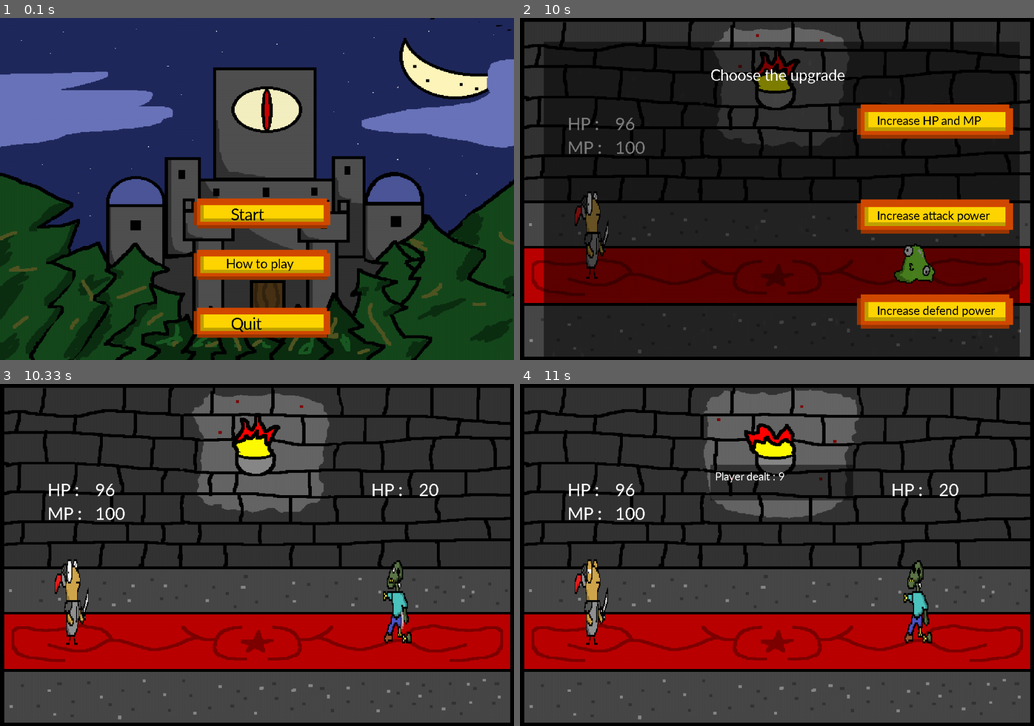
Above: before the commit, frames 1-4 (two rows, left to right).
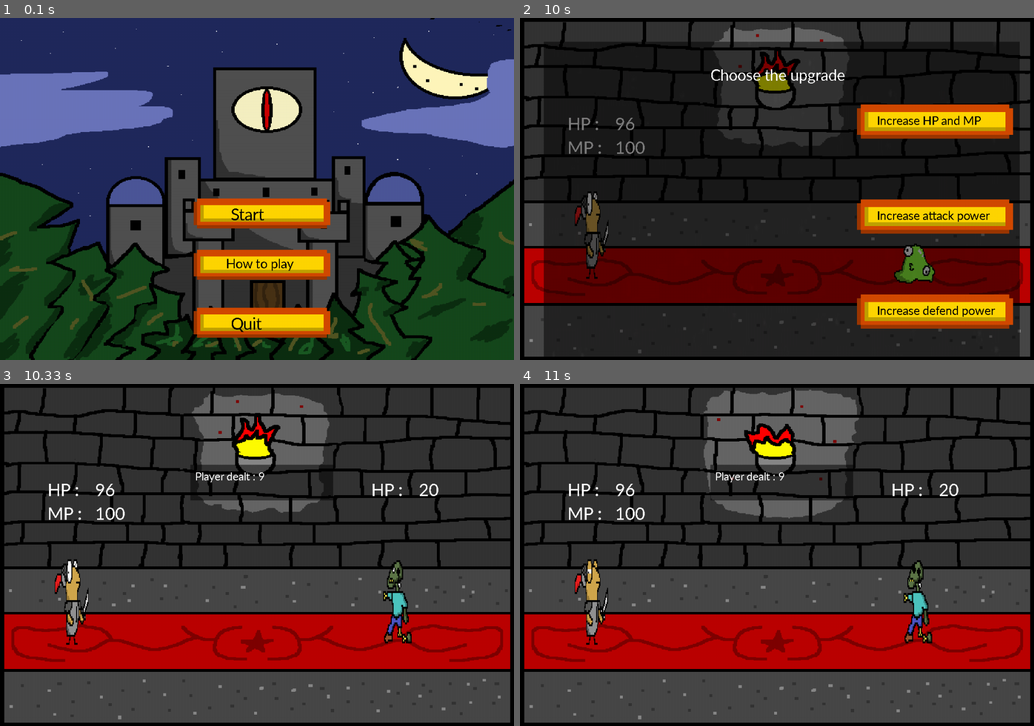
Above: after the commit, the same moments.

Repository: endamonking/CPE327ProjectPygame
Game: pygame game, started from main.py
Two runs of this game, one before a commit and one after it. Both use one fixed random seed, a clock stepped at 60 frames per second and the inputs below.
Inputs (mouse positions are in pixels of both pictures, inside the frame that each line leads up to):
- Up to frame 1 (0.1 s): no input
- Up to frame 2 (10 s): click (777, 189) at 0.38 s; click "NEXT" at 0.72 s; click "Attack" at 1.05 s; click (761, 130) at 2.38 s; click (617, 315) at 5.62 s; move the mouse to (936, 271) at 6.3 s; click (936, 271) at 6.35 s; move the mouse to (869, 301) at 6.63 s; click (869, 301) at 6.68 s; click (812, 134) at 7.52 s; click (941, 113) at 7.85 s; click (756, 72) at 8.18 s; click (962, 230) at 8.52 s; click "Next" at 8.85 s; click (869, 240) at 9.72 s; move the mouse to (920, 206) at 9.97 s
- Up to frame 3 (10.33 s): click (400, 572) at 10.02 s
- Up to frame 4 (11 s): no input

Frames 1-2 are identical in both runs. In frame 3, 2.2% of the frame differs, in the area x 37-79%, y 23-73%; in frame 4, nothing differs.

Commit message:
Fix animation bug

Diff:
--- a/player.py
+++ b/player.py
@@ -24,6 +24,7 @@
     os.path.join('Asset', 'Effect', 'fireBall.png')), (1800, 300))
 
 animation_cooldown = 500
+efxCounter = 1
 
 
 class player():
@@ -59,6 +60,7 @@
         return self.turn
 
     def showMenu(self, win, currentTime):
+
         if self.showWhat == "noMana":
             blackScreen.set_alpha(128)
             win.blit(blackScreen, (400, 170))
@@ -136,6 +138,7 @@
                     pass
 
     def displayAttackEffect(self, WIN, currentTime):
+
         if (currentTime - self.EfxLastUpdate >= 30):
             self.EfxLastUpdate = currentTime
             if self.efxI < 13:
@@ -143,6 +146,7 @@
             else:
                 self.showWhat = "nothing"
                 self.efxI = 0
+                return
         # width come from total width / total frame
         WIN.blit(attackEF, (810, 330), ((self.efxI * 50), 0, 50, 300))
 
@@ -154,6 +158,7 @@
             else:
                 self.showWhat = "nothing"
                 self.efxI = 0
+                return
         # width come from total width / total frame
         WIN.blit(fireBallEF, (150 + (self.efxI * 50), 330), ((self.efxI * 100), 0, 100, 300))
 
--- a/stage1.py
+++ b/stage1.py
@@ -109,6 +109,7 @@
         turn(mainplayer, monster, mp,current_Time)
 
     if gameState == "Win":
+        mainplayer.showWhat = "nothing"
         gameState, counter = path.createPath(
             WIN, mainplayer, mp, gameState, counter)
         mainplayer.turn = True
